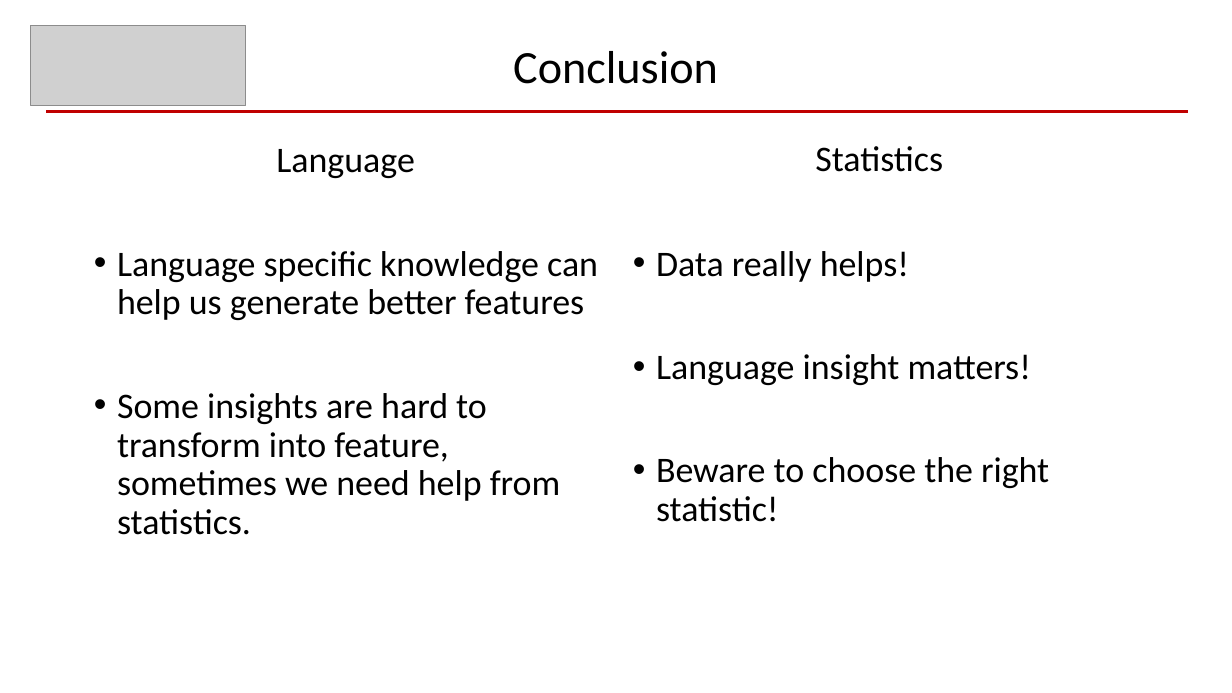
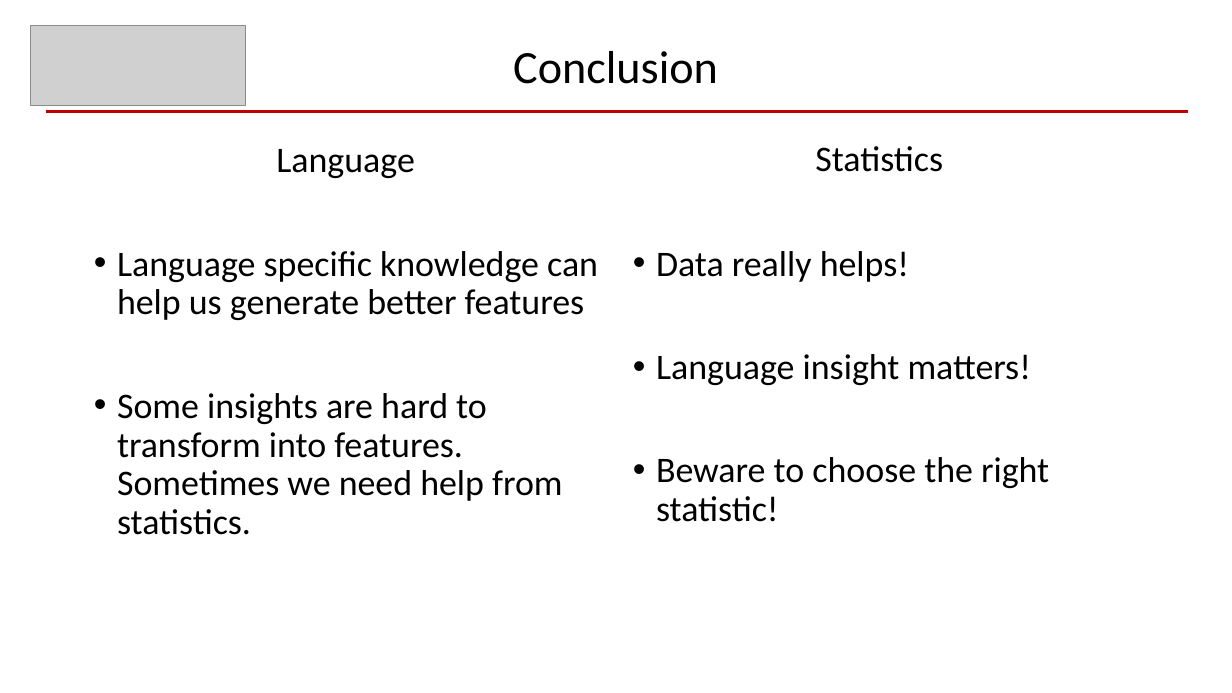
Before and after one commit to normanyahq/CMU-11761-Team-Project, a slide deck: slide 11 of slides/Presentation1.pptx. Drawn at 1232x693 pixels with LibreOffice and Linux fonts; fonts in the diff are those of the drawing; grey boxes stand for pictures. Boxes give left, top, right and bottom in pixels: in the first picture for what was removed or moved away, otherwise in the second. Text is boxed around its words. In the diff, an @@ line names an element or a change of style, - is before the commit and + after.

Commit message:
minor change

```diff
--- a/slides/Presentation1.pptx
+++ b/slides/Presentation1.pptx
@@ text at [117, 393, 562, 535]: text changed @@
-• Some insights are hard to transform into feature, sometimes we need help from statistics.
+• Some insights are hard to transform into features. Sometimes we need help from statistics.
```
